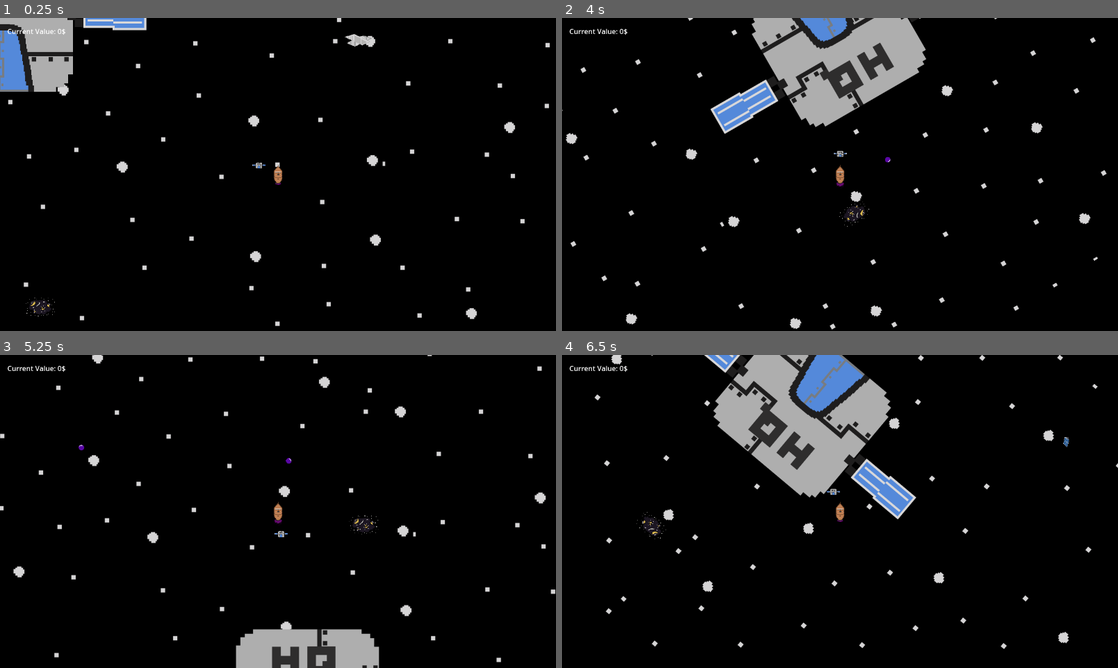
Above: before the commit, frames 1-4 (two rows, left to right).
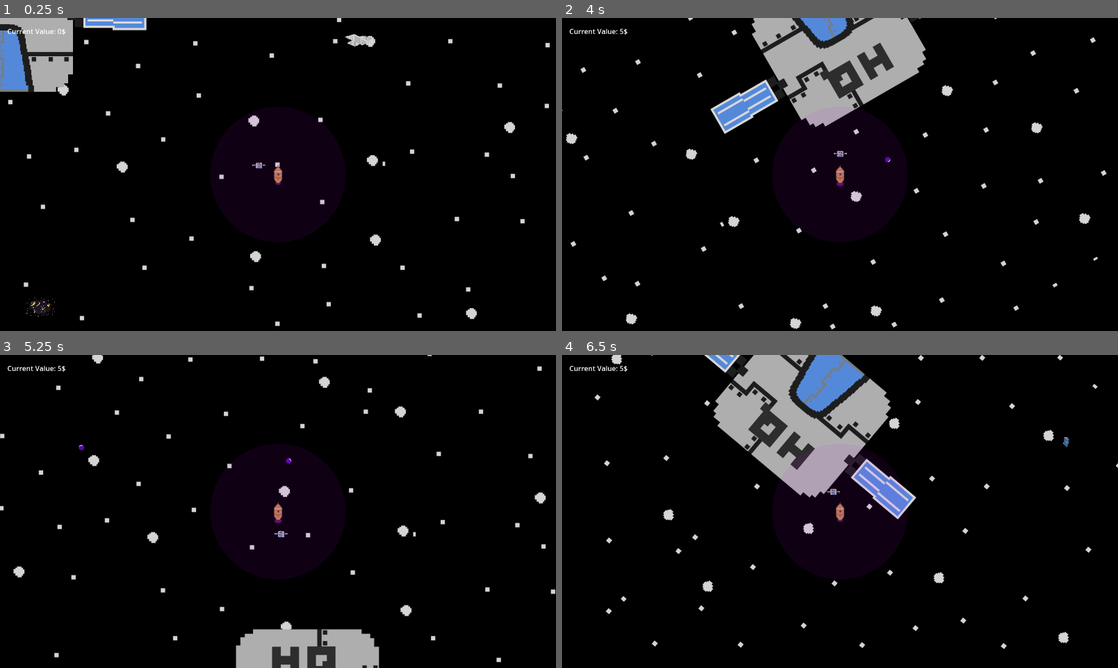
Above: after the commit, the same moments.

Repository: CarterHorton/starrrboard-HO
Game: Godot game, scene res://scenes/game.tscn
Same seed, same stepped clock (60 frames per second), same inputs: the game is played once before the commit and once after it.
Inputs:
- Up to frame 1 (0.25 s): no input
- Up to frame 2 (4 s): hold Right (rotate_right) 0.53-1.28 s; hold Space (shoot) 0.53-1.28 s; hold Down (move_backward) 1.28-2.03 s; tap Space (shoot) at 1.35, 2.85 s; hold Right (rotate_right) 2.03-2.78 s; hold Space (shoot) 2.03-2.78 s; hold Up (move_forward) 2.78-3.53 s; hold Left (rotate_left) from 3.53 s (still down); hold Space (shoot) from 3.53 s (still down)
- Up to frame 3 (5.25 s): release Space (shoot) at 4.28 s; tap Space (shoot) at 4.35 s; release Left (rotate_left) at 5.03 s; hold Down (move_backward) from 5.03 s (still down); hold Space (shoot) from 5.03 s (still down)
- Up to frame 4 (6.5 s): release Down (move_backward) at 5.78 s; release Space (shoot) at 5.78 s; hold Right (rotate_right) from 5.78 s (still down); tap Space (shoot) at 5.85 s

The runs differ from the first frame. In frame 2, less than 0.1% of the frame differs, in the area x 10-56%, y 3-67%; in frame 3, 0.1%, in the area x 10-69%, y 3-58%; in frame 4, 0.1%.

Commit message:
BlackHole Upgraded

Diff:
--- /dev/null
+++ b/starrrboard,-ho!/scenes/blackHole.gd
@@ -0,0 +1,26 @@
+extends Area2D
+
+@export var scaling:float = 1.0
+@export var base_radius: float = 40.0
+@export var glow_thickness: float = 12.0
+@export var pulse_speed: float = 2.0
+@export var pulse_amount: float = 0.3
+
+var time_passed: float = 0.0
+
+# Called when the node enters the scene tree for the first time.
+func _ready() -> void:
+	scale = Vector2(scaling, scaling)
+	add_to_group("blackHole")
+
+
+# Called every frame. 'delta' is the elapsed time since the previous frame.
+func _process(delta: float) -> void:
+	time_passed += delta
+	queue_redraw()  # Redraw every frame for animation
+
+func _draw():
+	var radius = base_radius
+	# Outer faint glow (semi-transparent)
+	var outer_color = Color(0.8, 0.0, 1.0, 0.078)  # Purple, 15% opacity
+	draw_circle(Vector2.ZERO, radius + glow_thickness, outer_color)
--- a/starrrboard,-ho!/scenes/black_hole_inator.tscn
+++ b/starrrboard,-ho!/scenes/black_hole_inator.tscn
@@ -1,10 +1,13 @@
-[gd_scene load_steps=2 format=3 uid="uid://gbw74s5apeyy"]
+[gd_scene load_steps=3 format=3 uid="uid://gbw74s5apeyy"]
+
+[ext_resource type="Script" uid="uid://xwjpssxrq0ee" path="res://scenes/blackHole.gd" id="1_dvavn"]
 
 [sub_resource type="CircleShape2D" id="CircleShape2D_xrgne"]
 radius = 40.0
 
-[node name="Black-hole-inator" type="Area2D"]
+[node name="Black-hole-inator" type="Area2D" groups=["blackHole"]]
+script = ExtResource("1_dvavn")
 metadata/_edit_vertical_guides_ = [40.0]
 
-[node name="CollisionShape2D" type="CollisionShape2D" parent="."]
+[node name="CollisionShape2D" type="CollisionShape2D" parent="." groups=["blackHole"]]
 shape = SubResource("CircleShape2D_xrgne")
--- a/starrrboard,-ho!/scenes/game.tscn
+++ b/starrrboard,-ho!/scenes/game.tscn
@@ -10,6 +10,7 @@
 [ext_resource type="Texture2D" uid="uid://3mklcukacxy8" path="res://assets/pictures/ScrapTexture2.png" id="5_p57ef"]
 [ext_resource type="PackedScene" uid="uid://hbpn0qhed63t" path="res://scenes/Pings/pingHub.tscn" id="6_kvpfn"]
 [ext_resource type="Script" uid="uid://cj4it1iguw2w0" path="res://scenes/game_manager.gd" id="6_p57ef"]
+[ext_resource type="PackedScene" uid="uid://gbw74s5apeyy" path="res://scenes/black_hole_inator.tscn" id="7_dinhu"]
 [ext_resource type="PackedScene" uid="uid://d2fskun5yn1e2" path="res://scenes/hub.tscn" id="9_0tnpc"]
 
 [node name="game" type="Node2D"]
@@ -43,6 +44,9 @@
 position = Vector2(1, 2)
 
 [node name="Node2D" parent="player" instance=ExtResource("6_kvpfn")]
+
+[node name="Black-hole-inator" parent="player" instance=ExtResource("7_dinhu")]
+scaling = 3.0
 
 [node name="Scraps" type="Node2D" parent="."]
 
--- /dev/null
+++ b/starrrboard,-ho!/scenes/suckyCode.gd
@@ -0,0 +1,12 @@
+extends Area2D
+
+# ethan is the variable to hold our CollisionShape2D
+@onready var ethan = $CollisionShape2D
+# Called when the node enters the scene tree for the first time.
+func _ready() -> void:
+	pass # Replace with function body.
+
+
+# Called every frame. 'delta' is the elapsed time since the previous frame.
+func _process(delta: float) -> void:
+	pass
--- a/starrrboard,-ho!/scripts/scraps.gd
+++ b/starrrboard,-ho!/scripts/scraps.gd
@@ -19,6 +19,11 @@
 var hittable = true
 
 @onready var gameManager = %GameManager
+# blackHole Logic
+@onready var player = $"../../player"
+var inBlackHole = false
+# Pull in the game Character
+
 # ----- Variables ------
 var target: Vector2 # Refrence variable for where the peice is going
 var rng = RandomNumberGenerator.new() # OS time to create random ints
@@ -53,6 +58,8 @@
 
 # This function runs on every single frame and passes delta as time since last
 func _process(delta: float) -> void:
+	if inBlackHole:
+		target = player.global_position
 	moveToTarget(delta)
 
 # This detects for the player body to collide with scraps
@@ -64,7 +71,18 @@
 		hittable = false
 		visible = false
 
+# Tell the program that it is inside the blackhole
+func _on_area_entered(area: Area2D) -> void:
+	if area.is_in_group("blackHole"):
+		inBlackHole = true
+		scrapSpeed = 400
+		target = player.global_position
+
+
 func _on_timer_timeout() -> void:
+	# Full reset for respawning
+	inBlackHole = false
+	scrapSpeed = 40
 	hittable = true
 	visible = true
 	pickTarget()
Not shown, added: starrrboard,-ho!/scenes/blackHole.gd.uid
Not shown: 1 places in starrrboard,-ho!/scenes/game.tscn that only renumber resources
Not shown, added: starrrboard,-ho!/scenes/suckyCode.gd.uid
